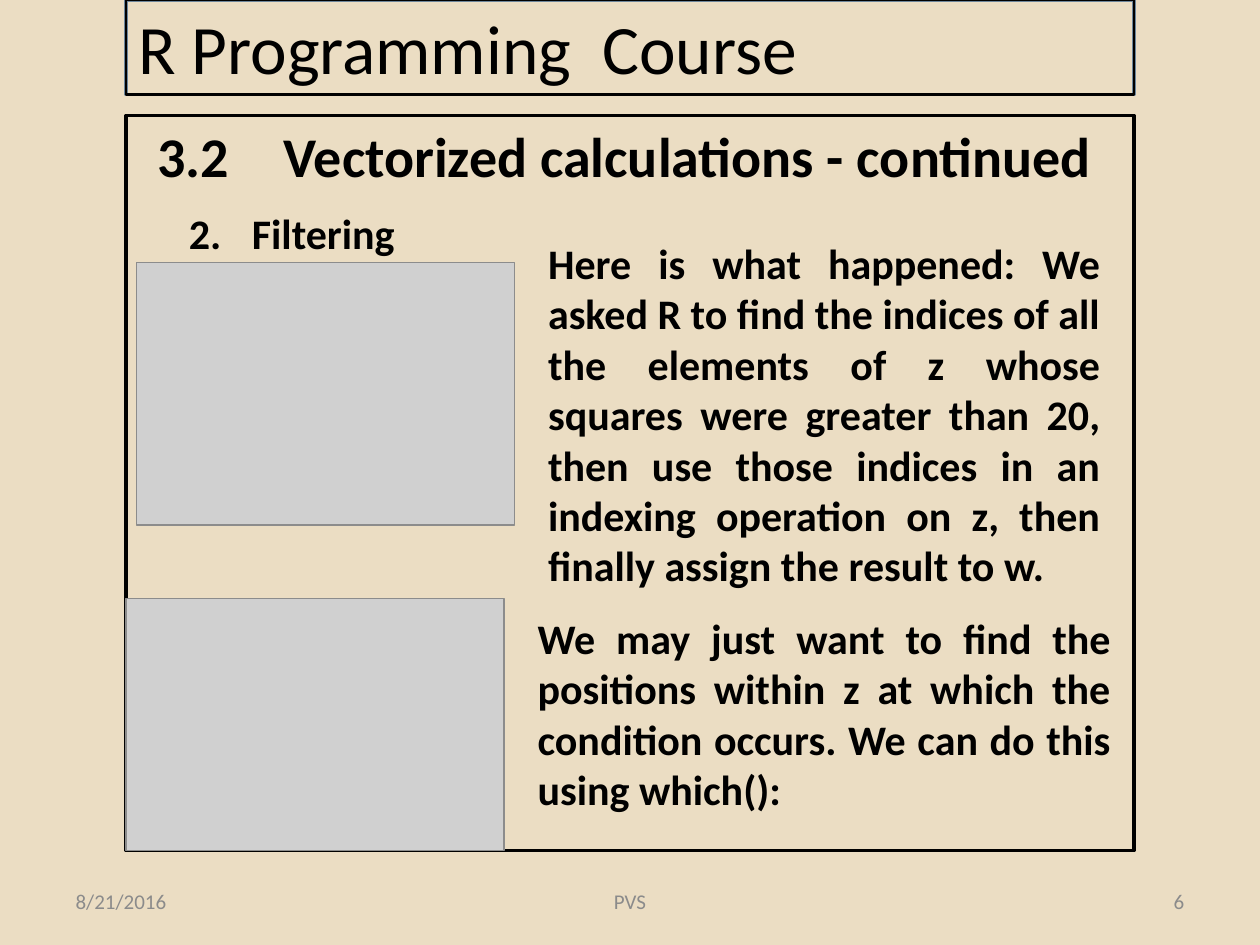
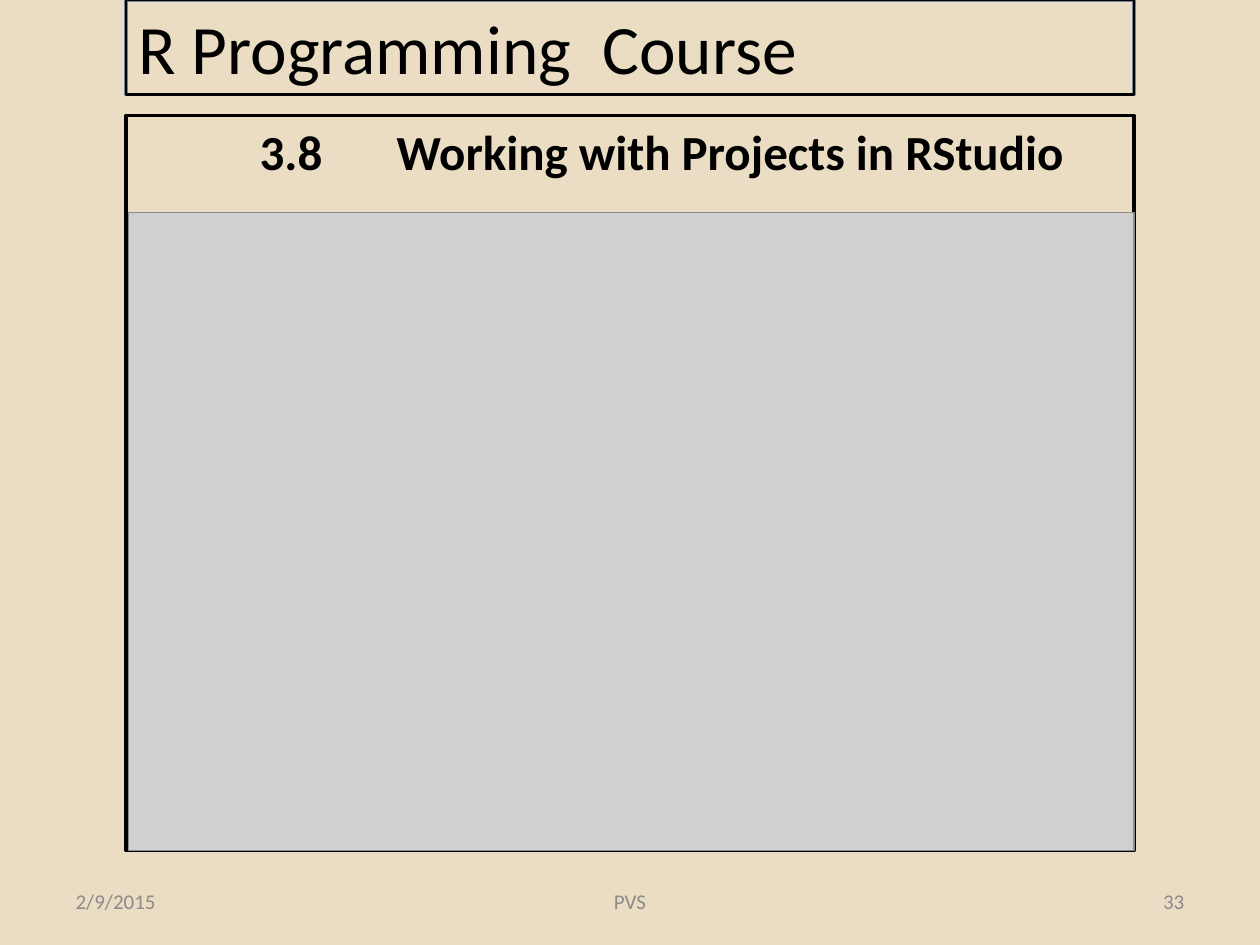
Before and after one commit to pvs-greatlakes/R-materials, a slide deck: slide 33 of R Programming_Lessons_3.pptx (slide 6 before the commit). Drawn at 1260x945 pixels with LibreOffice and Linux fonts; fonts in the diff are those of the drawing; grey boxes stand for pictures; background and template pictures are left out. Boxes give left, top, right and bottom in pixels: in the first picture for what was removed or moved away, otherwise in the second. Text is boxed around its words. In the diff, an @@ line names an element or a change of style, - is before the commit and + after.

```diff
--- a/R Programming_Lessons_3.pptx
+++ b/R Programming_Lessons_3.pptx
@@ text removed at box(158, 137, 1091, 178) @@
-  3.2 Vectorized calculations - continued
@@ text added at box(260, 135, 1063, 179), 28 pt, text #000000, bold @@
+  3.8 Working with Projects in RStudio
@@ picture added at box(129, 213, 1134, 850) @@
@@ text removed at box(252, 219, 395, 256) @@
-    2. Filtering
@@ picture removed at box(136, 262, 514, 524) @@
@@ text removed at box(548, 249, 1100, 588) @@
-Here is what happened: We asked R to find the indices of all the elements of z whose squares were greater than 20, then use those indices in an indexing operation on z, then finally assign the result to w.
@@ picture removed at box(126, 598, 504, 850) @@
@@ text removed at box(538, 624, 1110, 812) @@
-We may just want to find the positions within z at which the condition occurs. We can do this using which():
@@ text at box(76, 894, 156, 910): text changed @@
-8/21/2016
+2/9/2015
@@ page number at box(1163, 895, 1184, 909): text changed @@
-6
+33
```
Also in this commit, not shown: 24 other slides changed, 25 slides added, 23 slides removed, 6 other files.
